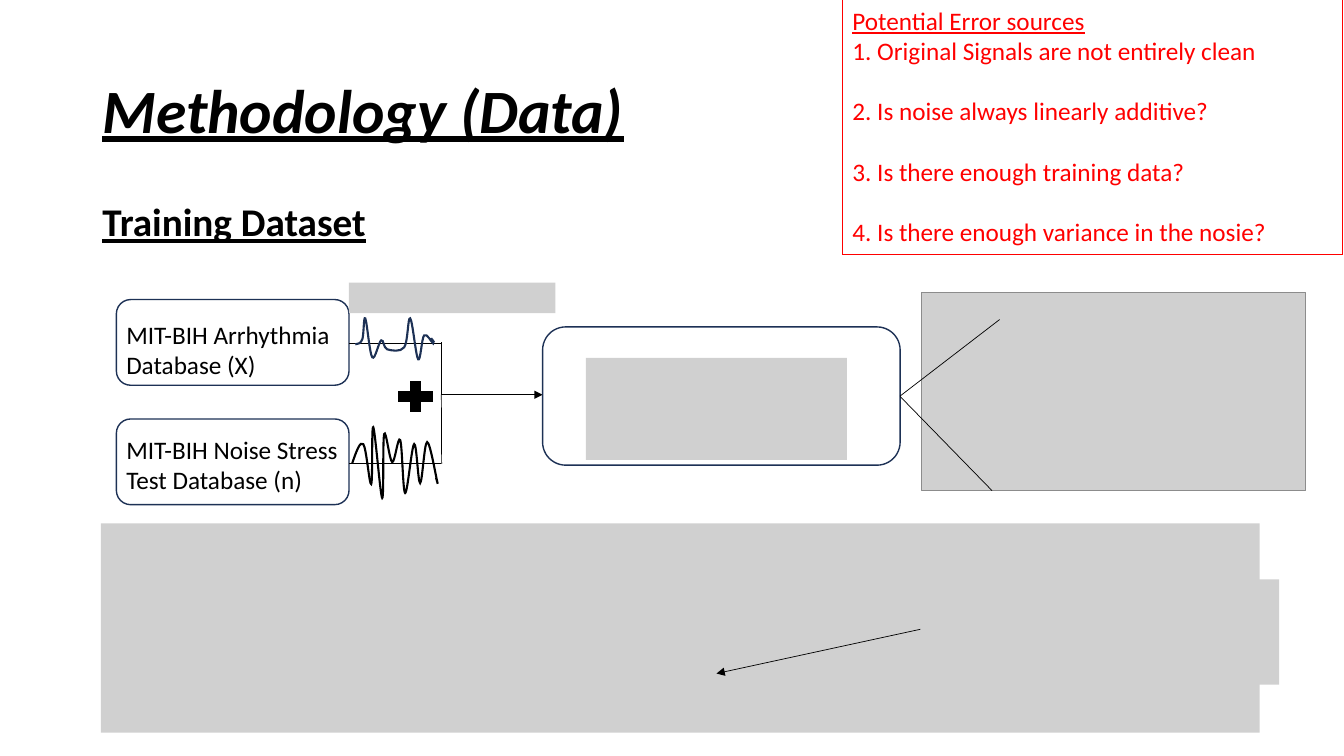
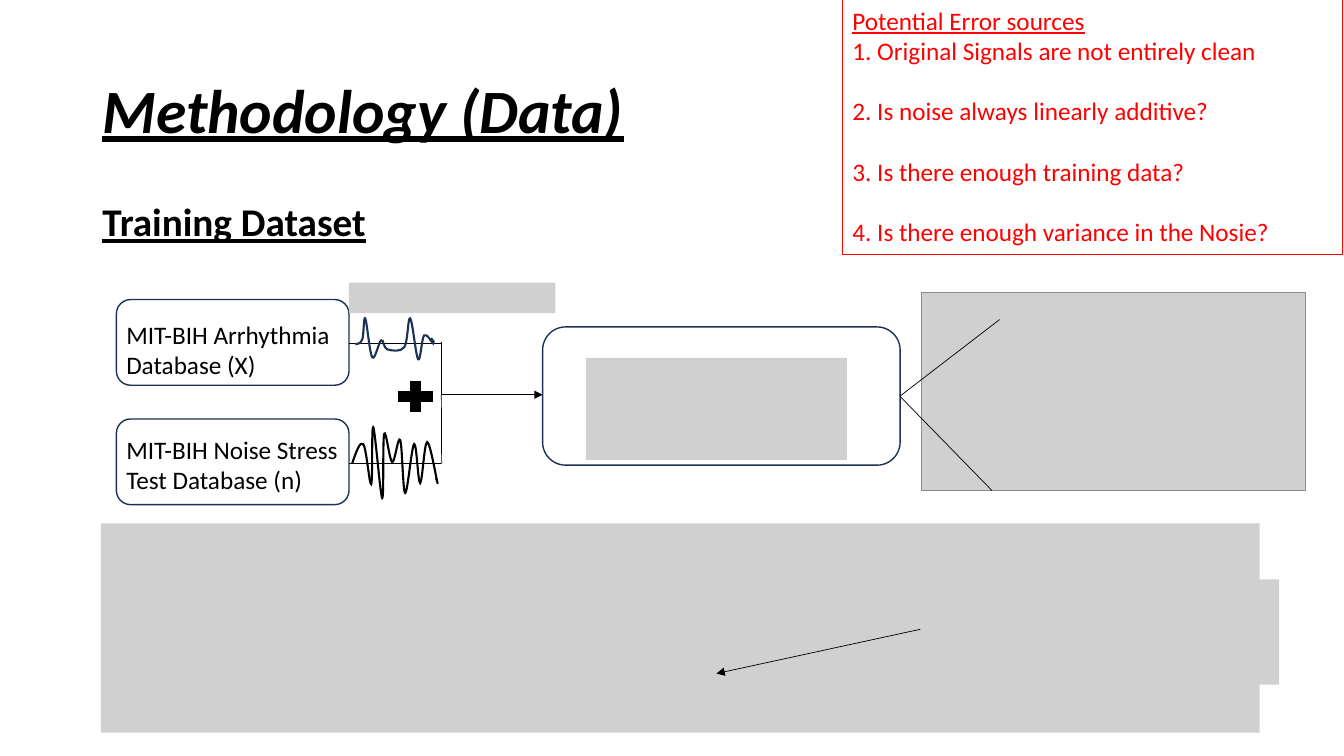
Before and after one commit to ben120-web/MSc-Project, a slide deck: slide 7 of Electrode Motion Denoising/reports/DeepLearningElectrodeMotionRemoval.pptx (slide 8 before the commit). Drawn at 1344x756 pixels with LibreOffice and Linux fonts; fonts in the diff are those of the drawing; grey boxes stand for pictures. Boxes give left, top, right and bottom in pixels: in the first picture for what was removed or moved away, otherwise in the second. Text is boxed around its words. In the diff, an @@ line names an element or a change of style, - is before the commit and + after.

```diff
--- a/Electrode Motion Denoising/reports/DeepLearningElectrodeMotionRemoval.pptx
+++ b/Electrode Motion Denoising/reports/DeepLearningElectrodeMotionRemoval.pptx
@@ text in rectangle at box(852, 12, 1268, 246): text changed @@
-Potential Error sources
-1. Original Signals are not entirely clean
-2. Is noise always linearly additive?
-3. Is there enough training data?
-4. Is there enough variance in the nosie?
+Potential Error sources
+1. Original Signals are not entirely clean
+2. Is noise always linearly additive?
+3. Is there enough training data?
+4. Is there enough variance in the Nosie?
```
Also in this commit, not shown: 6 other slides changed, 1 slide added, 2 slides removed, 1 other file.
